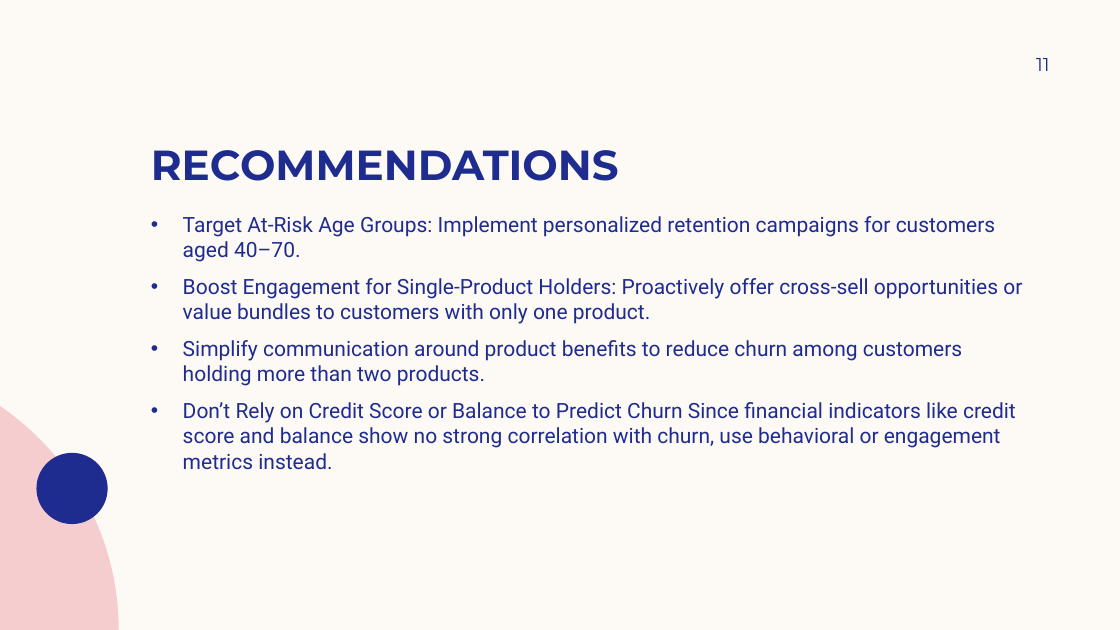
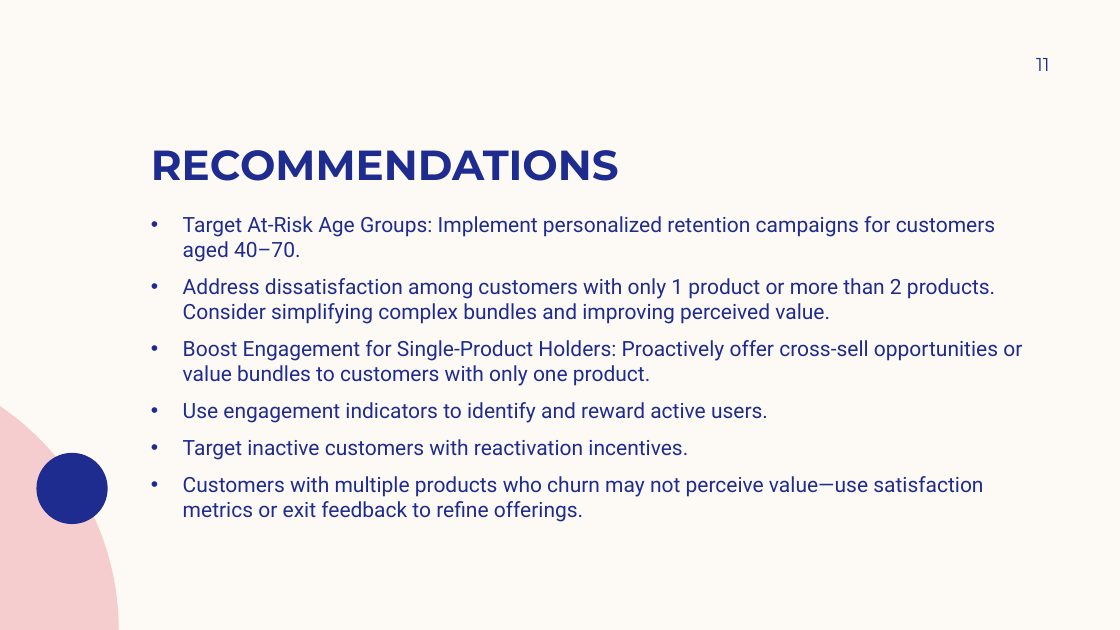
Before and after one commit to aelgarem1/Bank-Churn-Analysis, a slide deck: slide 11 of Bankchurn.pptx. Drawn at 1120x630 pixels with LibreOffice and Linux fonts; fonts in the diff are those of the drawing; background and template pictures are left out. Boxes give left, top, right and bottom in pixels: in the first picture for what was removed or moved away, otherwise in the second. Text is boxed around its words. In the diff, an @@ line names an element or a change of style, - is before the commit and + after.

```diff
--- a/Bankchurn.pptx
+++ b/Bankchurn.pptx
@@ text at (183, 278, 995, 324): paragraph added @@
+• Address dissatisfaction among customers with only 1 product or more than 2 products. Consider simplifying complex bundles and improving perceived value.
@@ text at (183, 402, 983, 522): text changed @@
-• Simplify communication around product benefits to reduce churn among customers holding more than two products.
-• Don’t Rely on Credit Score or Balance to Predict Churn Since financial indicators like credit score and balance show no strong correlation with churn, use behavioral or engagement metrics instead.
+• Use engagement indicators to identify and reward active users.
+• Target inactive customers with reactivation incentives.
+• Customers with multiple products who churn may not perceive value—use satisfaction metrics or exit feedback to refine offerings.
```
Also in this commit, not shown: 4 other slides changed.
